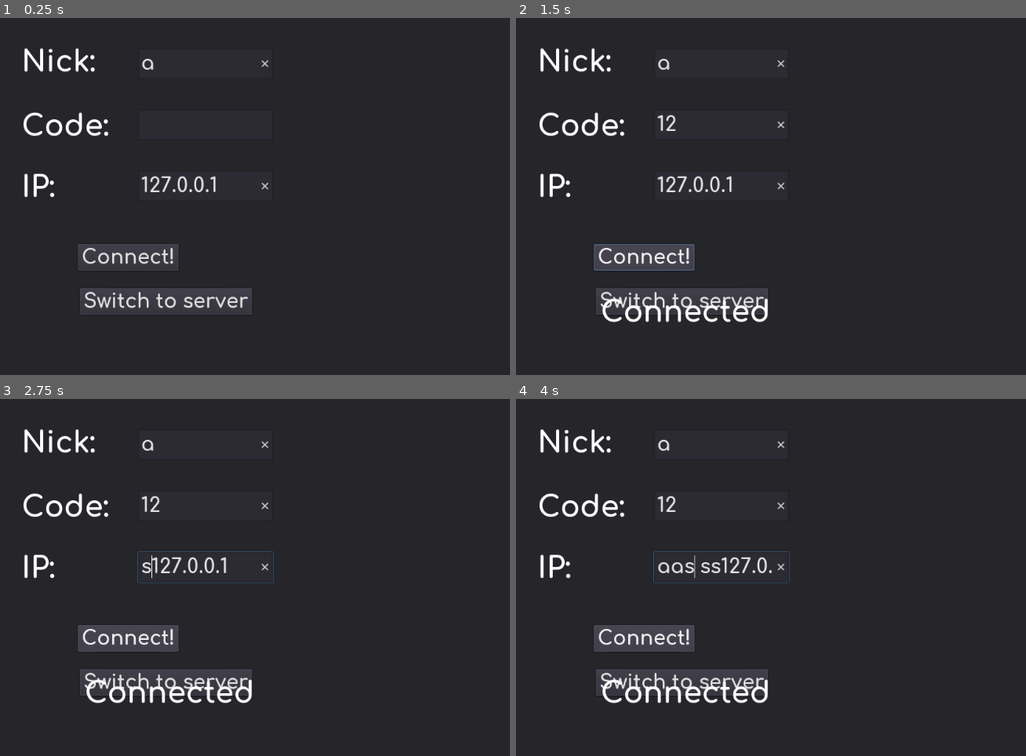
Above: before the commit, frames 1-4 (two rows, left to right).
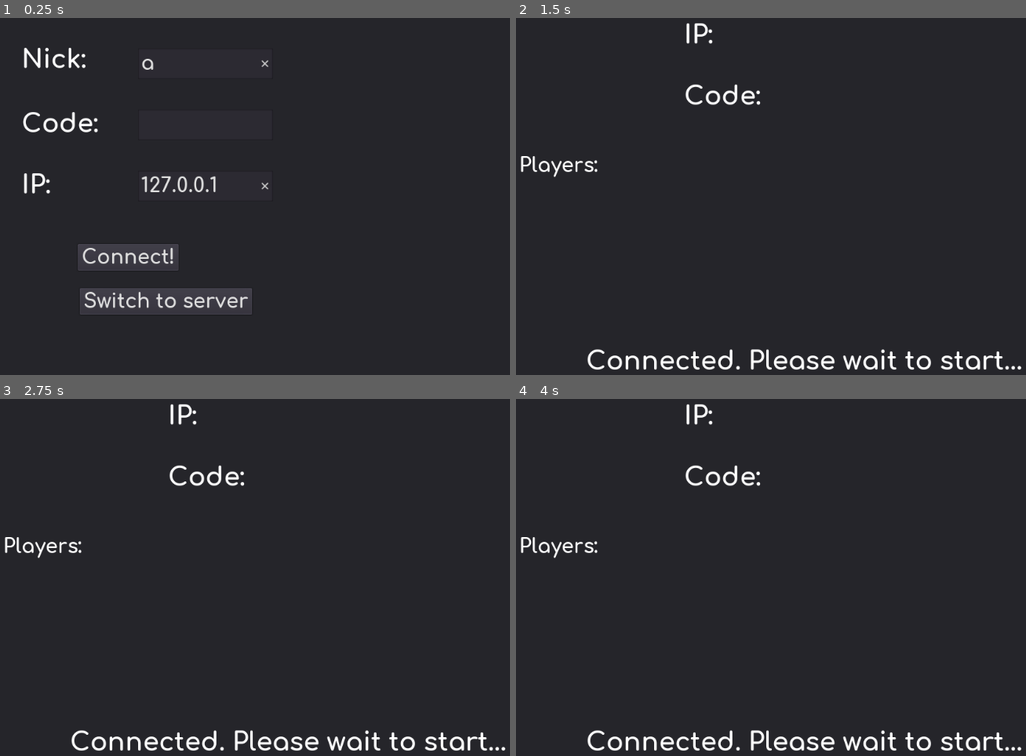
Above: after the commit, the same moments.

Repository: BuendiaGames/Squashy
Game: Godot game, scene res://core/bienvenida.tscn
The game is run twice, just before and just after one commit, with the same random seed, the same clock (stepped at 60 frames per second) and the same inputs.
Inputs (mouse positions are in pixels of both pictures, inside the frame that each line leads up to):
- Up to frame 1 (0.25 s): no input
- Up to frame 2 (1.5 s): click (720, 125) at 0.52 s; type "12" at 0.6 s; click "Connect!" at 1.25 s
- Up to frame 3 (2.75 s): hold Right (ui_right) from 2.03 s (still down); tap A (shoot) at 2.1 s; tap Up (ui_up) at 2.27 s; tap S (boom, bound only after the commit) at 2.3 s
- Up to frame 4 (4 s): tap Enter at 2.75 s; tap S (boom, bound only after the commit) at 2.85, 3.8 s; tap Up (ui_up) at 3.02 s; tap A (shoot) at 3.05, 3.6 s; tap Space at 3.5 s; release Right (ui_right) at 3.53 s; hold Left (ui_left) from 3.53 s (still down)

The runs differ from the first frame. In frame 1, 1.1% of the frame differs, in the area x 4-22%, y 8-51%; in frame 2, 7.5%; in frame 3, 7.6%; in frame 4, 7.7%, in the area x 0-100%, y 1-99%.

Commit message:
Added better lobby communication for players

Diff:
--- a/core/bienvenida.gd
+++ b/core/bienvenida.gd
@@ -48,7 +48,13 @@
 	$background/server/data.text += String(network.gameID )
 
 	#Wait for the players
-	set_process(true)
+	#set_process(true)
+
+func clean_player_names():
+	$background/server/players.text = "Players: "
+
+func add_player_name(p):
+	$background/server/players.text += p + ", "
 
 
 #Show client data
@@ -68,11 +74,17 @@
 
 	#Try to connect
 	if network.connection_request(code, ip) != OK:
-		$background/client/status.text = "Error connecting server"
+		pop("Connection Error. Please check IP\r\nand connection, or try later.")
 	else:
-		$background/client/status.text = "Connected"
+		$background/client.hide()
+		$background/server.show()
+		$background/server/startgame.hide()
+		$background/client/clnt_connect.disabled = true
+		$background/client/debug_switch.disabled = true
 
-
+func pop(message):
+	$background/client/popup.popup(Rect2(100,100,550,200))
+	$background/client/popup/poplabel.text = message
 
 #Starts the game
 func _on_startgame_pressed():
--- a/core/bienvenida.tscn
+++ b/core/bienvenida.tscn
@@ -1,10 +1,10 @@
-[gd_scene load_steps=7 format=2]
+[gd_scene load_steps=8 format=2]
 
 [ext_resource path="res://core/bienvenida.gd" type="Script" id=1]
 [ext_resource path="res://fonts/Comfortaa-Bold.ttf" type="DynamicFontData" id=2]
 
 [sub_resource type="DynamicFont" id=1]
-size = 48
+size = 42
 font_data = ExtResource( 2 )
 
 [sub_resource type="DynamicFont" id=2]
@@ -16,6 +16,10 @@
 font_data = ExtResource( 2 )
 
 [sub_resource type="DynamicFont" id=4]
+size = 32
+font_data = ExtResource( 2 )
+
+[sub_resource type="DynamicFont" id=5]
 size = 32
 font_data = ExtResource( 2 )
 
@@ -49,6 +53,17 @@
 text = "Players:
 "
 
+[node name="status" type="Label" parent="background/server"]
+margin_left = 158.707
+margin_top = 553.462
+margin_right = 870.707
+margin_bottom = 724.462
+custom_fonts/font = SubResource( 1 )
+text = "Connected. Please wait to start..."
+__meta__ = {
+"_edit_use_anchors_": false
+}
+
 [node name="startgame" type="Button" parent="background/server"]
 margin_left = 413.754
 margin_top = 509.73
@@ -56,6 +71,9 @@
 margin_bottom = 552.73
 custom_fonts/font = SubResource( 3 )
 text = "Start Game"
+__meta__ = {
+"_edit_use_anchors_": false
+}
 
 [node name="client" type="Control" parent="background"]
 visible = false
@@ -104,6 +122,9 @@
 margin_bottom = 436.0
 custom_fonts/font = SubResource( 1 )
 text = "IP:"
+__meta__ = {
+"_edit_use_anchors_": false
+}
 
 [node name="ip_edit" type="LineEdit" parent="background/client"]
 margin_left = 270.0
@@ -131,12 +152,23 @@
 custom_fonts/font = SubResource( 3 )
 text = "Switch to server"
 
-[node name="status" type="Label" parent="background/client"]
-margin_left = 182.841
-margin_top = 468.974
-margin_right = 324.841
-margin_bottom = 639.974
-custom_fonts/font = SubResource( 1 )
+[node name="popup" type="PopupDialog" parent="background/client"]
+visible = true
+margin_left = 69.4117
+margin_top = 46.7194
+margin_right = 343.412
+margin_bottom = 159.719
+
+[node name="poplabel" type="Label" parent="background/client/popup"]
+margin_left = 26.3027
+margin_top = 12.8701
+margin_right = 168.303
+margin_bottom = 183.87
+custom_fonts/font = SubResource( 5 )
+text = "IP:"
+__meta__ = {
+"_edit_use_anchors_": false
+}
 [connection signal="pressed" from="background/server/startgame" to="." method="_on_startgame_pressed"]
 [connection signal="pressed" from="background/client/clnt_connect" to="." method="_on_clnt_connect_pressed"]
 [connection signal="pressed" from="background/client/debug_switch" to="." method="_on_debug_switch_pressed"]
--- a/core/network_manager.gd
+++ b/core/network_manager.gd
@@ -12,6 +12,11 @@
 #Information about all peers
 remote var player_info = {}
 
+#Validate GID
+remote var gid_success = false
+
+#Are we playing or in lobby?
+var in_lobby = true
 
 #Info of each peer. Fields:
 #nick: player nick
@@ -37,6 +42,7 @@
 	get_tree().connect("connection_failed", self, "_connection_failed")
 	get_tree().connect("server_disconnected", self, "_on_server_disconnection")
 
+
 #Check if our gameID is the same as the server ID
 master func check_game_id(gid, peer_info):
 
@@ -46,11 +52,13 @@
 	if int(gameID) == int(gid):
 		print("Good connection")
 		player_info[id] = peer_info #For now, only NICK is inside
-	else:
-		print("Bad pass")
-		#get_tree().network_peer.disconnect_peer(id, true)
+		rset_id(id, "gid_success", true)
+		share_player_info()
+		rpc("update_player_list_lobby")
+	else:
+		print("ERROR: bad code")
+		rset_id(id, "gid_success", false)
 		disconnect_from_server(id)
-
 
 #Set up the server
 func make_server():
@@ -78,7 +86,7 @@
 	err = peer.create_client(server_ip, SERVER_PORT)
 
 	if err != OK:
-		print("ERROR CONNECTING CLIENT")
+		print("ERROR CONNECTING TO SERVER: " + str(err))
 	else:
 		get_tree().set_network_peer(peer)
 		gameID = code.strip_edges()
@@ -86,10 +94,8 @@
 
 #Terminates the connection from server
 func disconnect_from_server(id):
-
 	if get_tree().is_network_server():
 		get_tree().network_peer.disconnect_peer(id, true)
-		print("here")
 
 
 
@@ -108,28 +114,48 @@
 
 
 func _player_disconnected(id):
-
 	#Erase information about this player
 	player_info.erase(id)
+	#Eliminate it from lobby list
+
+	if in_lobby:
+		update_player_list_lobby()
+	else:
+		pass #TODO notify users in-game
+
 	print("Bye " + str(id))
 
-#Validate GID with the one stored at server
+#Once connected, validate GID with the one stored at server
 func _connection_ok():
 	print("client connected ok")
 	rpc_id(1, "check_game_id", gameID, my_info)
+	pass
 
 #If connection fails or the server kicks us, simply stop networking
 func _connection_failed():
 	print("connection failure")
 	get_tree().set_network_peer(null)
 
+#Make a popup that says something to the player if disconnected
 func _on_server_disconnection():
 	print("Disconnected from server")
+	if not gid_success:
+		get_tree().root.get_node("main").pop("Error: code incorrect.\r\nDisconnected.")
 	get_tree().set_network_peer(null)
 
 # ---------------------------------------------------- #
 # Game start synchro
 # ---------------------------------------------------- #
+
+#Notify to everybody connected that somebody connected and is waiting
+#game to start.
+remotesync func update_player_list_lobby():
+	var lobby = get_tree().root.get_node("main")
+	lobby.clean_player_names()
+	print(player_info)
+	for key in player_info:
+		lobby.add_player_name(player_info[key]["nick"])
+
 
 #Set the player info for everybody
 remote func share_player_info():
--- a/core/player.gd
+++ b/core/player.gd
@@ -131,6 +131,8 @@
 	#Attack
 	if Input.is_action_just_pressed("shoot"):
 		shoot()
+	elif Input.is_action_just_pressed("boom"):
+		boom()
 
 
 	#Move and update peers
@@ -141,7 +143,7 @@
 #Move our player to respawn it
 func move_to_respawn(delta):
 	#Compute normalize vector to flag and move
-	var dir = position.direction_to(respawn_coords)
+	dir = position.direction_to(respawn_coords)
 	var dist2 = position.distance_squared_to(respawn_coords)
 
 	if (dist2 > 10.0):
@@ -191,17 +193,30 @@
 #Shoot a bullet in every peer
 func shoot():
 	rpc("change_anim", "shoot")
-	rpc("create_bullet")
+	rpc("create_bullet", dir)
 	damage(5.0)
 
+#Just explode!!
+func boom():
+	rpc("change_anim", "boom")
+	var nbullets = int(life / 10.0)
+	var randir = Vector2.ZERO
+	var av_norm = 0.7071
+	for j in range(nbullets):
+		randir = Vector2(randf(), randf()) / av_norm
+		rpc("create_bullet", randir)
+	damage(maxlife)
+
+
 #Instance a bullet and set its properties
-remotesync func create_bullet():
+remotesync func create_bullet(direction):
 	var bullet = bullet_class.instance()
-	bullet.set_dir(dir)
+	bullet.set_dir(direction)
 	bullet.set_team(team)
 	bullet.position = position
 	bullet.position.x += dir * 30
 	scene_manager.current_scene.get_node("bullets").add_child(bullet)
+
 
 
 #Wall creation
--- a/core/player.tscn
+++ b/core/player.tscn
@@ -172,7 +172,6 @@
 texture = ExtResource( 4 )
 vframes = 5
 hframes = 4
-frame = 9
 
 [node name="anim" type="AnimationPlayer" parent="."]
 autoplay = "idle"
--- a/core/scene_manager.gd
+++ b/core/scene_manager.gd
@@ -21,6 +21,9 @@
 func _deferred_goto_scene(path):
 	# It is now safe to remove the current scene
 	current_scene.free()
+
+	#We are not anymore in lobby
+	network.in_lobby = false
 
 	# Load the new scene and get the player
 	var s = ResourceLoader.load(path)
--- a/project.godot
+++ b/project.godot
@@ -32,6 +32,11 @@
 "events": [ Object(InputEventKey,"resource_local_to_scene":false,"resource_name":"","device":0,"alt":false,"shift":false,"control":false,"meta":false,"command":false,"pressed":false,"scancode":65,"unicode":0,"echo":false,"script":null)
  ]
 }
+boom={
+"deadzone": 0.5,
+"events": [ Object(InputEventKey,"resource_local_to_scene":false,"resource_name":"","device":0,"alt":false,"shift":false,"control":false,"meta":false,"command":false,"pressed":false,"scancode":83,"unicode":0,"echo":false,"script":null)
+ ]
+}
 
 [rendering]
 
